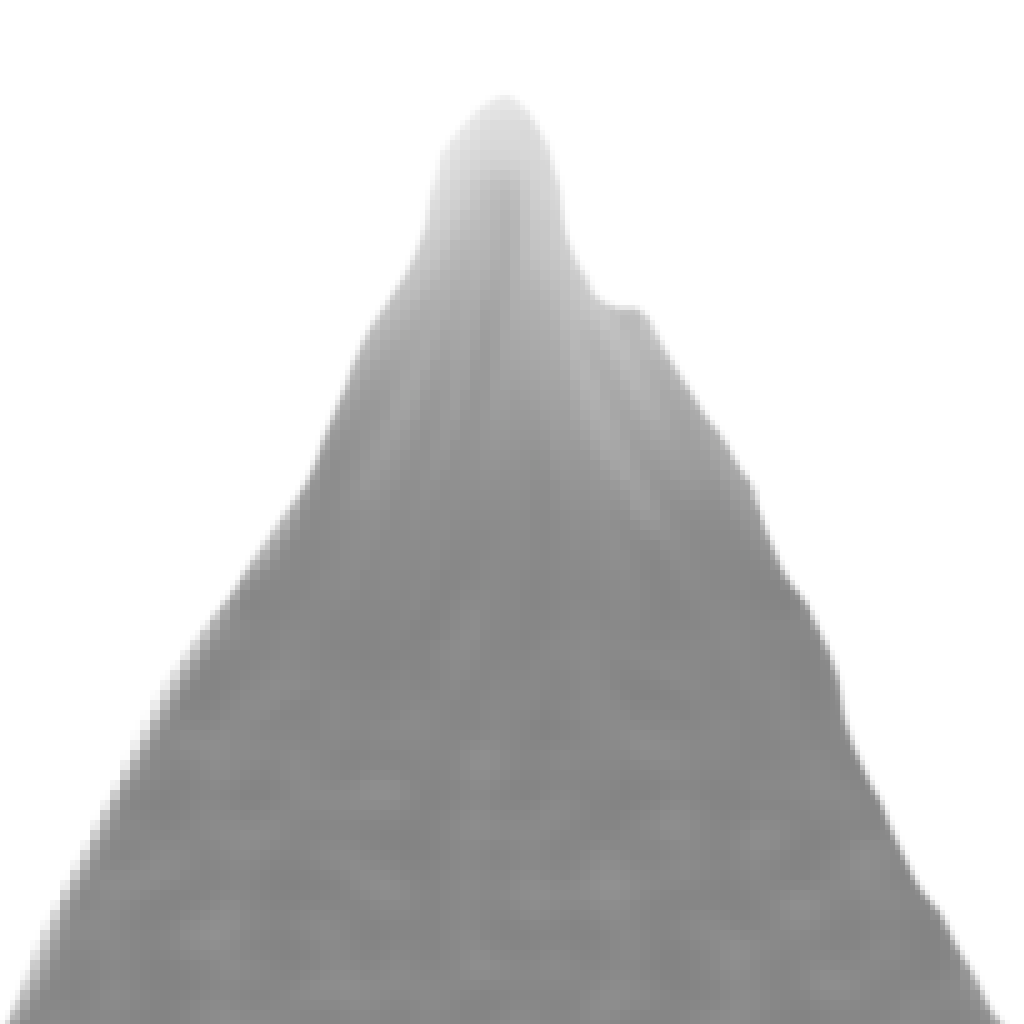
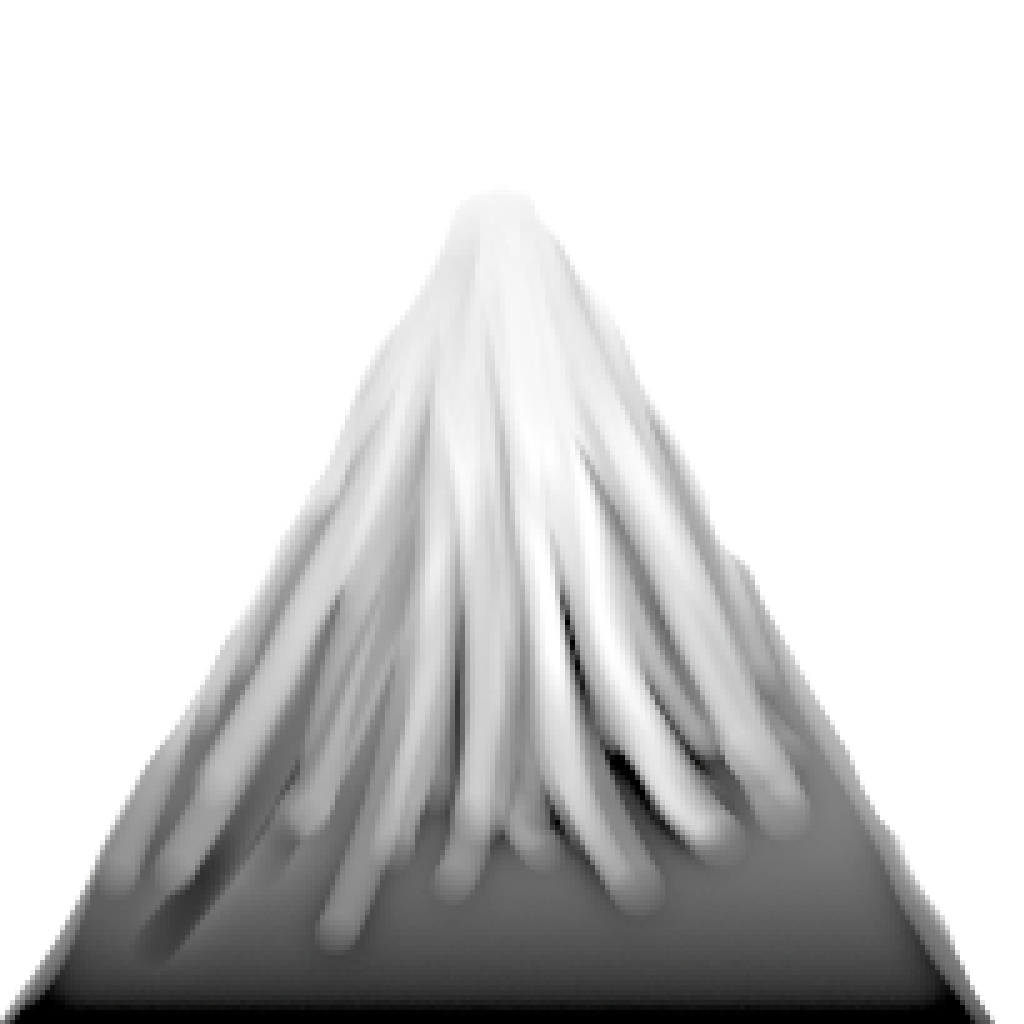
Two versions of the same layered image (1024x1024). Layer-by-layer changes:
hid "body", painted on it over [0, 90, 1010, 1024]
added layer "Grid #1" above "Grid" over [0, 185, 995, 1024]
